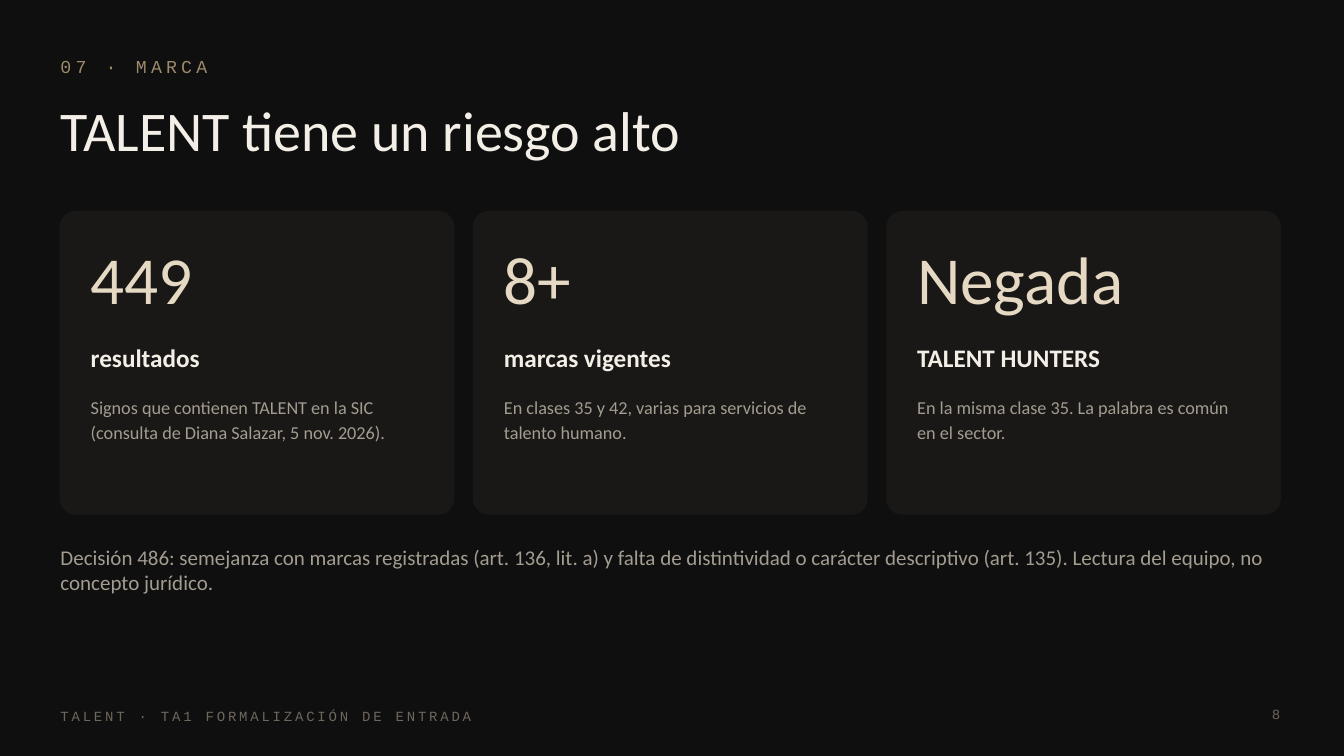
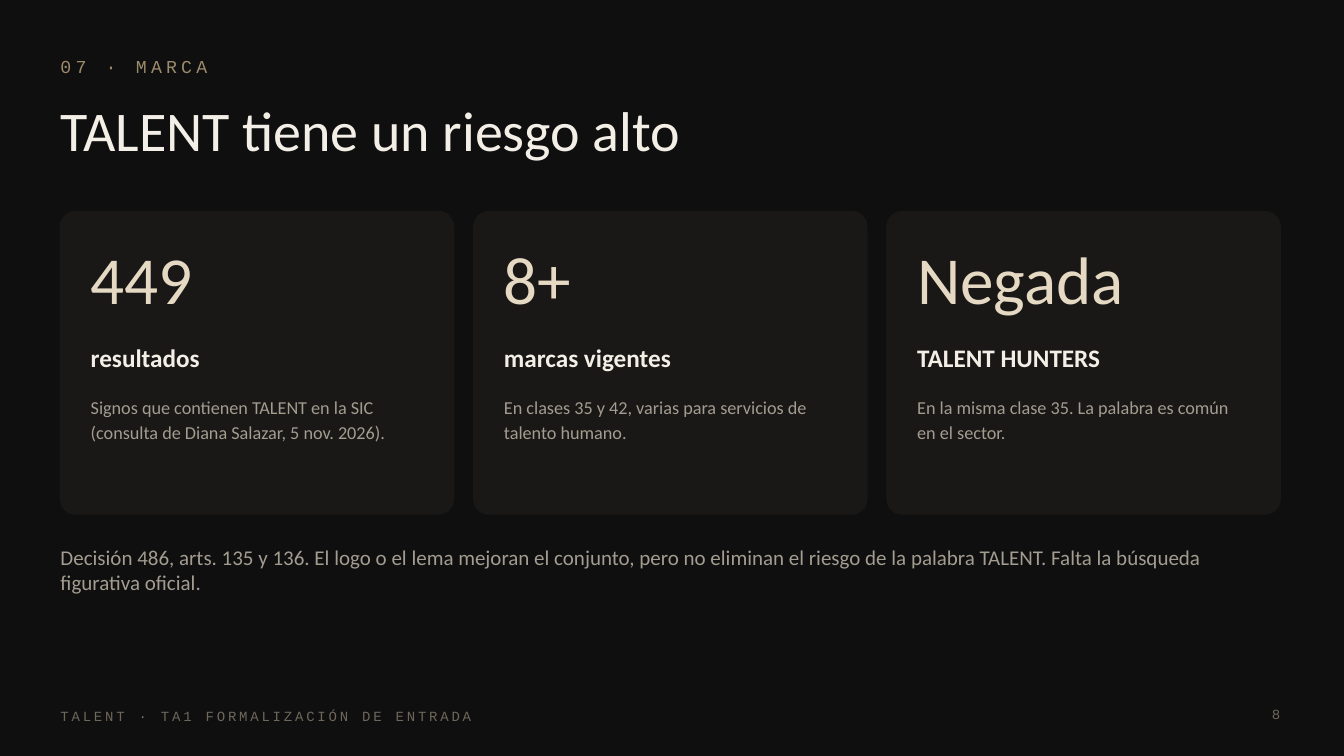
Before and after one commit to barbaravillada29-lang/dataroom-talent, a slide deck: slide 8 of files/ta1/Accountability_TA1_TALENT.pptx. Drawn at 1344x756 pixels with LibreOffice and Linux fonts; fonts in the diff are those of the drawing. Boxes give left, top, right and bottom in pixels: in the first picture for what was removed or moved away, otherwise in the second. Text is boxed around its words. In the diff, an @@ line names an element or a change of style, - is before the commit and + after.

```diff
--- a/files/ta1/Accountability_TA1_TALENT.pptx
+++ b/files/ta1/Accountability_TA1_TALENT.pptx
@@ text at box(60, 550, 1200, 594): text changed @@
-Decisión 486: semejanza con marcas registradas (art. 136, lit. a) y falta de distintividad o carácter descriptivo (art. 135). Lectura del equipo, no concepto jurídico.
+Decisión 486, arts. 135 y 136. El logo o el lema mejoran el conjunto, pero no eliminan el riesgo de la palabra TALENT. Falta la búsqueda figurativa oficial.
```
Also in this commit, not shown: 4 other slides changed, 1 slide added, 2 slides removed, 3 other files.
